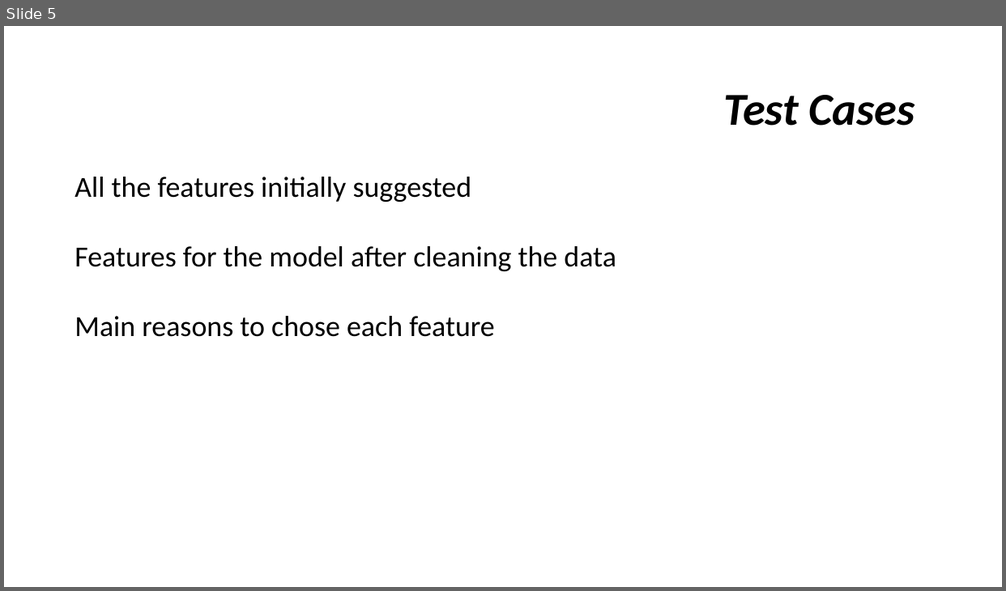
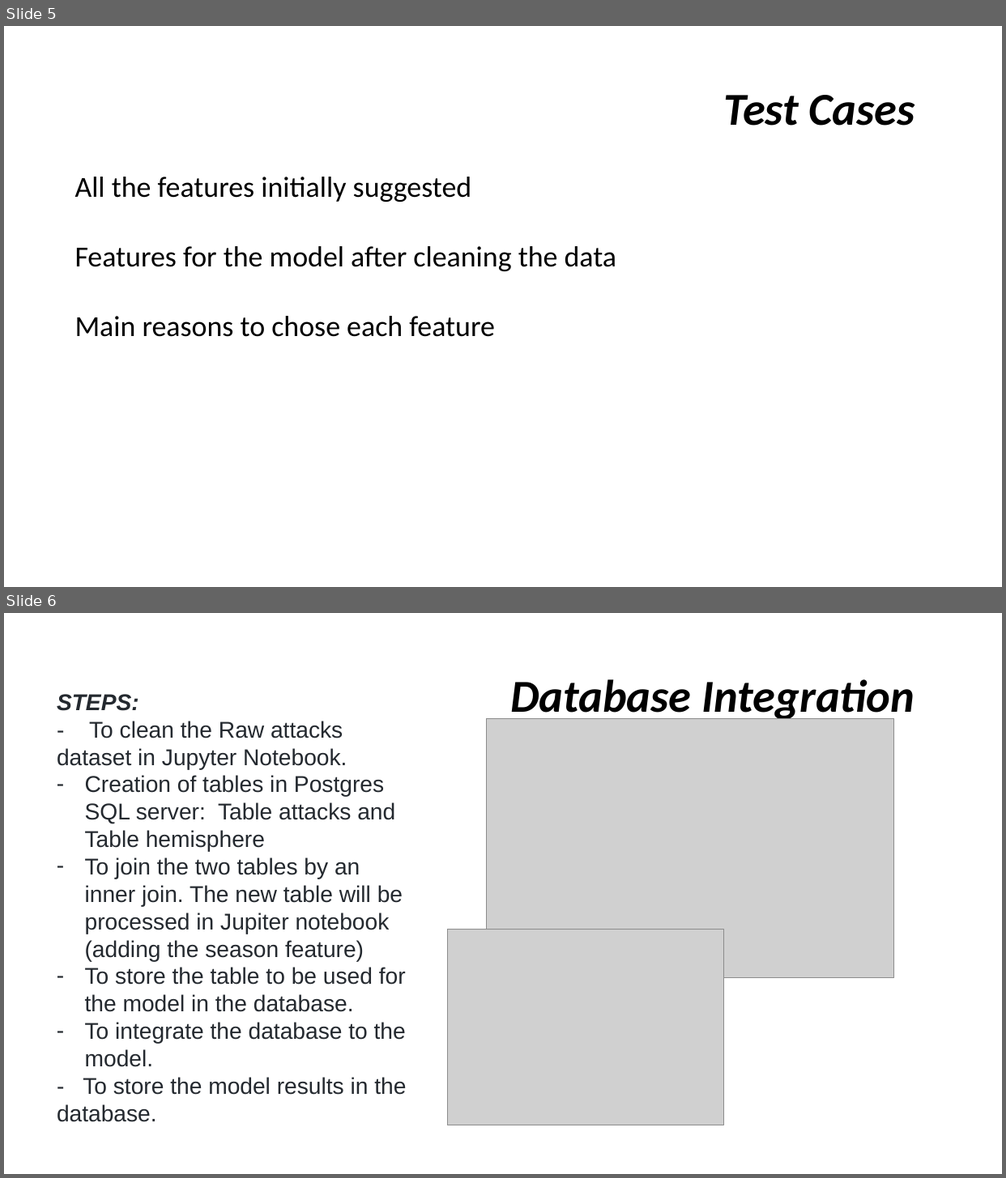
Before and after one commit to gcolareta/Shark_Attacks, a slide deck: Presentation/Shark attacks.pptx. Shown one above the other, each under a label of ours: slide 5 before the commit, slides 5 and 6 after it. The pictures are 1006x591 and 1006x1178 pixels, drawn with LibreOffice and Linux fonts; fonts in the diff are those of the drawing; grey boxes stand for pictures. Boxes give left, top, right and bottom in pixels: in the first picture for what was removed or moved away, otherwise in the second. Text is boxed around its words. In the diff, an @@ line names an element or a change of style, - is before the commit and + after.

```diff
--- a/Presentation/Shark attacks.pptx
+++ b/Presentation/Shark attacks.pptx
@@ slide 6 added at bbox=[4, 613, 1002, 1174], background #FFFFFF @@
@@ title added at bbox=[510, 679, 914, 722], 44 pt, text #000000, bold, italic @@
+Database Integration
@@ text added at bbox=[57, 694, 406, 1122], 22 pt, text #24292F @@
+STEPS:
+- To clean the Raw attacks dataset in Jupyter Notebook.
+– Creation of tables in Postgres SQL server: Table attacks and Table hemisphere
+– To join the two tables by an inner join. The new table will be processed in Jupiter notebook (adding the season feature)
+– To store the table to be used for the model in the database.
+– To integrate the database to the model.
+- To store the model results in the database.
@@ picture added at bbox=[487, 718, 895, 977] @@
@@ picture added at bbox=[447, 929, 723, 1126] @@
```
Also in this commit, not shown: 5 slides changed, 4 other slides added, 2 slides removed.
